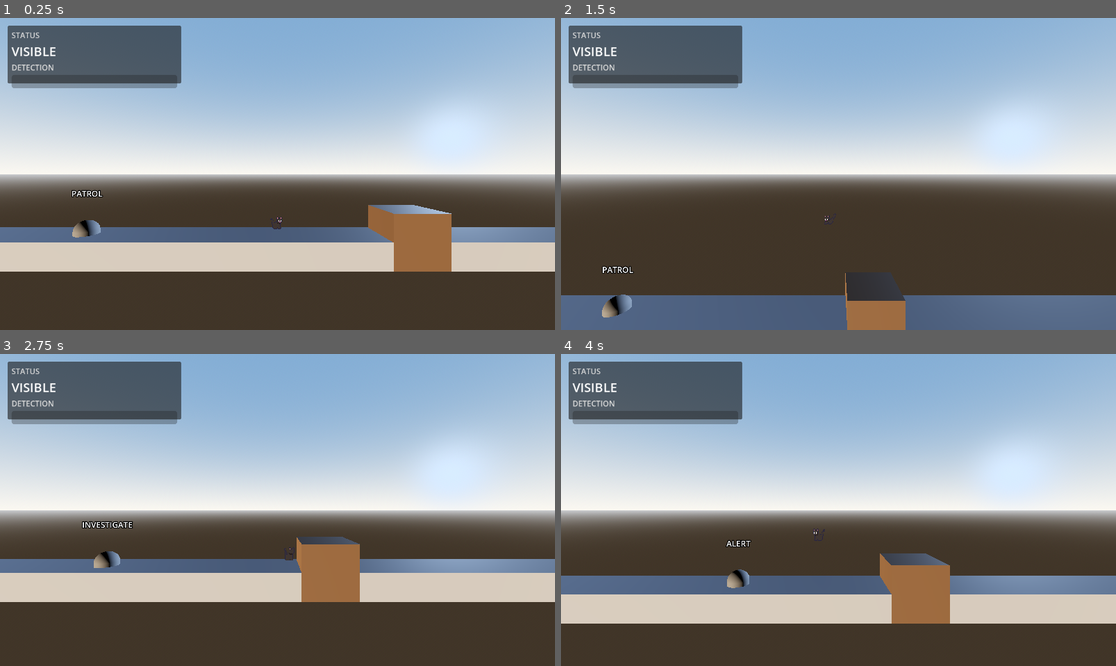
Above: before the commit, frames 1-4 (two rows, left to right).
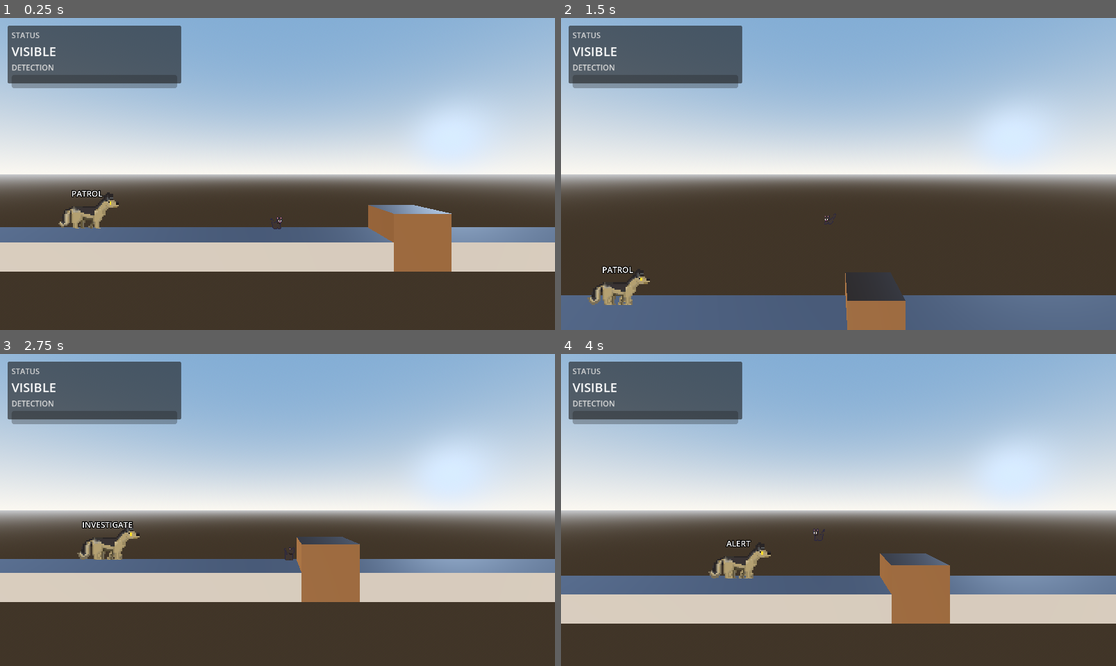
Above: after the commit, the same moments.

Repository: droptablestar/sneaky_cat2d
Game: Godot game, scene res://main.tscn
The game is run twice, just before and just after one commit, with the same random seed, the same clock (stepped at 60 frames per second) and the same inputs.
Inputs:
- Up to frame 1 (0.25 s): no input
- Up to frame 2 (1.5 s): tap Enter (ui_accept) at 0.5, 0.77 s; hold Right (ui_right) 0.53-1.28 s; tap F at 0.6, 1.35 s; hold Left (ui_left) from 1.28 s (still down)
- Up to frame 3 (2.75 s): tap Enter (ui_accept) at 1.52 s; release Left (ui_left) at 2.03 s; hold Right (ui_right) from 2.03 s (still down); tap F at 2.1 s
- Up to frame 4 (4 s): tap F at 2.85, 3.6 s; tap Enter (ui_accept) at 3.02, 3.77 s; release Right (ui_right) at 3.53 s; hold Left (ui_left) from 3.53 s (still down)

The runs differ from the first frame. In frame 1, 0.6% of the frame differs, in the area x 10-22%, y 55-71%; in frame 2, 0.6%, in the area x 4-17%, y 80-96%; in frame 3, 0.6%; in frame 4, 0.6%.

Commit message:
god walk sprite animation

Diff:
--- /dev/null
+++ b/sneaky-cat-2d/assets/sprites/dog_spriteframes.tres
@@ -0,0 +1,53 @@
+[gd_resource type="SpriteFrames" load_steps=8 format=3 uid="uid://dms7crcb8vf3b"]
+
+[ext_resource type="Texture2D" uid="uid://d3q8uj8b1rkuo" path="res://assets/sprites/germanShephard.Aesprite-Sheet-x300.png" id="1_q122p"]
+
+[sub_resource type="AtlasTexture" id="AtlasTexture_urr4i"]
+atlas = ExtResource("1_q122p")
+region = Rect2(0, 384, 192, 192)
+
+[sub_resource type="AtlasTexture" id="AtlasTexture_bxjgx"]
+atlas = ExtResource("1_q122p")
+region = Rect2(0, 768, 192, 192)
+
+[sub_resource type="AtlasTexture" id="AtlasTexture_mq8xx"]
+atlas = ExtResource("1_q122p")
+region = Rect2(192, 768, 192, 192)
+
+[sub_resource type="AtlasTexture" id="AtlasTexture_kej7e"]
+atlas = ExtResource("1_q122p")
+region = Rect2(384, 768, 192, 192)
+
+[sub_resource type="AtlasTexture" id="AtlasTexture_lq64g"]
+atlas = ExtResource("1_q122p")
+region = Rect2(576, 768, 192, 192)
+
+[sub_resource type="AtlasTexture" id="AtlasTexture_fvy0w"]
+atlas = ExtResource("1_q122p")
+region = Rect2(768, 768, 192, 192)
+
+[resource]
+animations = [{
+"frames": [{
+"duration": 1.0,
+"texture": SubResource("AtlasTexture_urr4i")
+}, {
+"duration": 1.0,
+"texture": SubResource("AtlasTexture_bxjgx")
+}, {
+"duration": 1.0,
+"texture": SubResource("AtlasTexture_mq8xx")
+}, {
+"duration": 1.0,
+"texture": SubResource("AtlasTexture_kej7e")
+}, {
+"duration": 1.0,
+"texture": SubResource("AtlasTexture_lq64g")
+}, {
+"duration": 1.0,
+"texture": SubResource("AtlasTexture_fvy0w")
+}],
+"loop": true,
+"name": &"walk",
+"speed": 5.0
+}]
--- a/sneaky-cat-2d/scenes/enemy_patroller.tscn
+++ b/sneaky-cat-2d/scenes/enemy_patroller.tscn
@@ -1,22 +1,49 @@
-[gd_scene load_steps=3 format=3]
+[gd_scene load_steps=5 format=3 uid="uid://dya13xodgtd4j"]
 
-[ext_resource type="Script" path="res://scripts/enemy_patroller.gd" id="1_vg3xl"]
+[ext_resource type="Script" uid="uid://wvi0ktnwt4yd" path="res://scripts/enemy_patroller.gd" id="1_vg3xl"]
+[ext_resource type="SpriteFrames" uid="uid://dms7crcb8vf3b" path="res://assets/sprites/dog_spriteframes.tres" id="2_wvoyw"]
+[ext_resource type="Script" uid="uid://ntkjbvqg2lmx" path="res://scripts/enemy_visuals.gd" id="3_6yq3y"]
 
 [sub_resource type="CapsuleMesh" id="CapsuleMesh_eq0ee"]
 radius = 0.4
 height = 1.1
-mid_height = 1.1
+
+[sub_resource type="ViewportTexture" id="ViewportTexture_0gnmy"]
+viewport_path = NodePath("Visuals/SpriteViewport")
 
 [node name="Enemy" type="Node3D"]
-groups = ["enemy"]
 script = ExtResource("1_vg3xl")
 patrol_speed = 2.0
 
 [node name="MeshInstance3D" type="MeshInstance3D" parent="."]
+visible = false
 mesh = SubResource("CapsuleMesh_eq0ee")
 
 [node name="StateLabel" type="Label3D" parent="."]
 transform = Transform3D(1, 0, 0, 0, 1, 0, 0, 0, 1, 0, 1.6, 0)
+pixel_size = 0.01
+billboard = 1
 text = "PATROL"
+
+[node name="Visuals" type="Node3D" parent="."]
+
+[node name="BillboardSprite" type="Sprite3D" parent="Visuals"]
+transform = Transform3D(1, 0, 0, 0, 1, 0, 0, 0, 1, 0, 1.5, 0)
 billboard = 1
-pixel_size = 0.01
+texture_filter = 0
+double_sided = true
+pixel_size = 0.02
+texture = SubResource("ViewportTexture_0gnmy")
+
+[node name="SpriteViewport" type="SubViewport" parent="Visuals"]
+disable_3d = true
+transparent_bg = true
+size = Vector2i(128, 128)
+render_target_update_mode = 4
+render_target_clear_mode = 2
+
+[node name="DogSprite" type="AnimatedSprite2D" parent="Visuals/SpriteViewport"]
+position = Vector2(64, 96)
+sprite_frames = ExtResource("2_wvoyw")
+animation = &"walk"
+autoplay = &"walk"
--- a/sneaky-cat-2d/scripts/enemy_patroller.gd
+++ b/sneaky-cat-2d/scripts/enemy_patroller.gd
@@ -12,6 +12,9 @@
 @export_node_path("Node3D") var waypoint_a_path: NodePath
 @export_node_path("Node3D") var waypoint_b_path: NodePath
 @export_node_path("Node3D") var player_path: NodePath
+
+var velocity: Vector3 = Vector3.ZERO
+var _last_pos: Vector3
 
 const STATE_PATROL := "PATROL"
 const STATE_ALERT := "ALERT"
@@ -48,6 +51,7 @@
 	else:
 		_current_target = _waypoint_a
 	state_label.text = _current_state
+	_last_pos = global_position
 
 func _physics_process(delta: float) -> void:
 	var sees_player: bool = _check_player_visibility()
@@ -66,6 +70,9 @@
 
 	_update_detection_meter(delta, sees_player)
 	_check_caught()
+
+	velocity = (global_position - _last_pos) / max(delta, 0.0001)
+	_last_pos = global_position
 
 func _update_patrol(delta: float) -> void:
 	if not _waypoint_a or not _waypoint_b or not _current_target:
--- /dev/null
+++ b/sneaky-cat-2d/scripts/enemy_visuals.gd
@@ -0,0 +1,27 @@
+extends Node3D
+
+@export var walk_threshold: float = 0.05
+
+@onready var _enemy: Node3D = get_parent()
+@onready var _sprite: AnimatedSprite2D = $SpriteViewport/DogSprite
+
+var _current_animation := ""
+var _last_pos: Vector3
+
+func _ready() -> void:
+	_last_pos = _enemy.global_position
+	_current_animation = "walk"
+	_sprite.play(_current_animation)
+
+func _physics_process(_delta: float) -> void:
+	var delta_pos: Vector3 = _enemy.global_position - _last_pos
+	var speed: float = delta_pos.length()
+	_last_pos = _enemy.global_position
+
+	var target := "idle"
+	if speed > walk_threshold:
+		target = "walk"
+
+	if target != _current_animation:
+		_current_animation = target
+		_sprite.play(_current_animation)
--- a/sneaky-cat-2d/scripts/player_visuals.gd
+++ b/sneaky-cat-2d/scripts/player_visuals.gd
@@ -11,7 +11,6 @@
 	if _sprite:
 		_sprite.play("idle")
 		_current_animation = "idle"
-	_dump_sprite_nodes()
 
 func _physics_process(_delta: float) -> void:
 	if not _player or not _sprite:
@@ -30,11 +29,3 @@
 
 	if absf(_player.velocity.x) > 0.01:
 		_sprite.flip_h = _player.velocity.x < 0.0
-
-func _dump_sprite_nodes() -> void:
-	var player := get_parent()
-	print("--- Sprite dump under Player ---")
-	for n in player.find_children("*", "Node", true, false):
-		if n is Sprite3D or n is AnimatedSprite3D or n is Sprite2D or n is AnimatedSprite2D:
-			print(n.get_path(), "  type=", n.get_class(), "  visible=", n.visible)
-	print("-------------------------------")
Binary file added: sneaky-cat-2d/assets/sprites/germanShephard.Aesprite-Sheet-x300.png
Not shown, added: sneaky-cat-2d/assets/sprites/germanShephard.Aesprite-Sheet-x300.png.import
Not shown, added: sneaky-cat-2d/scripts/enemy_visuals.gd.uid
Not shown, changed: .gitignore
